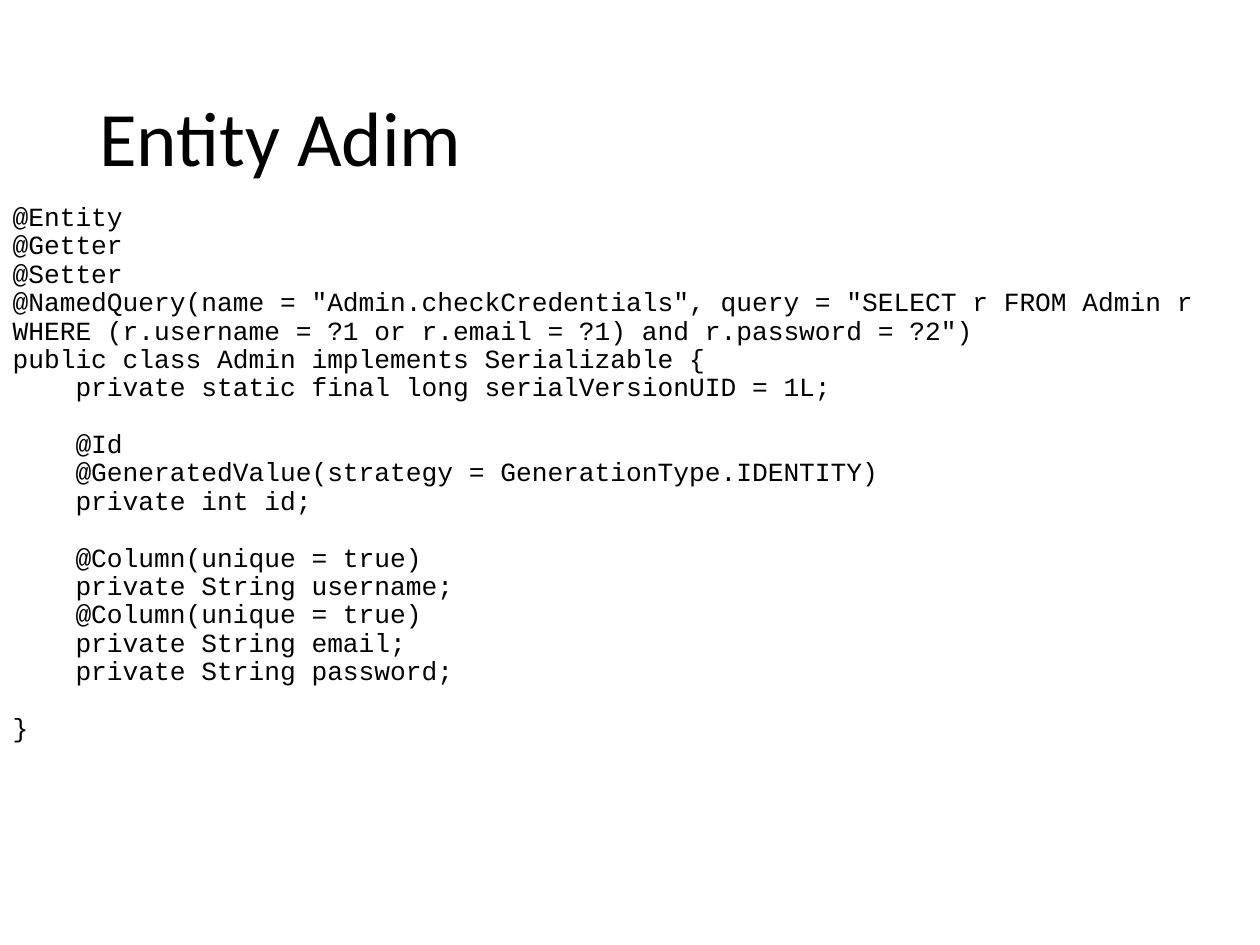
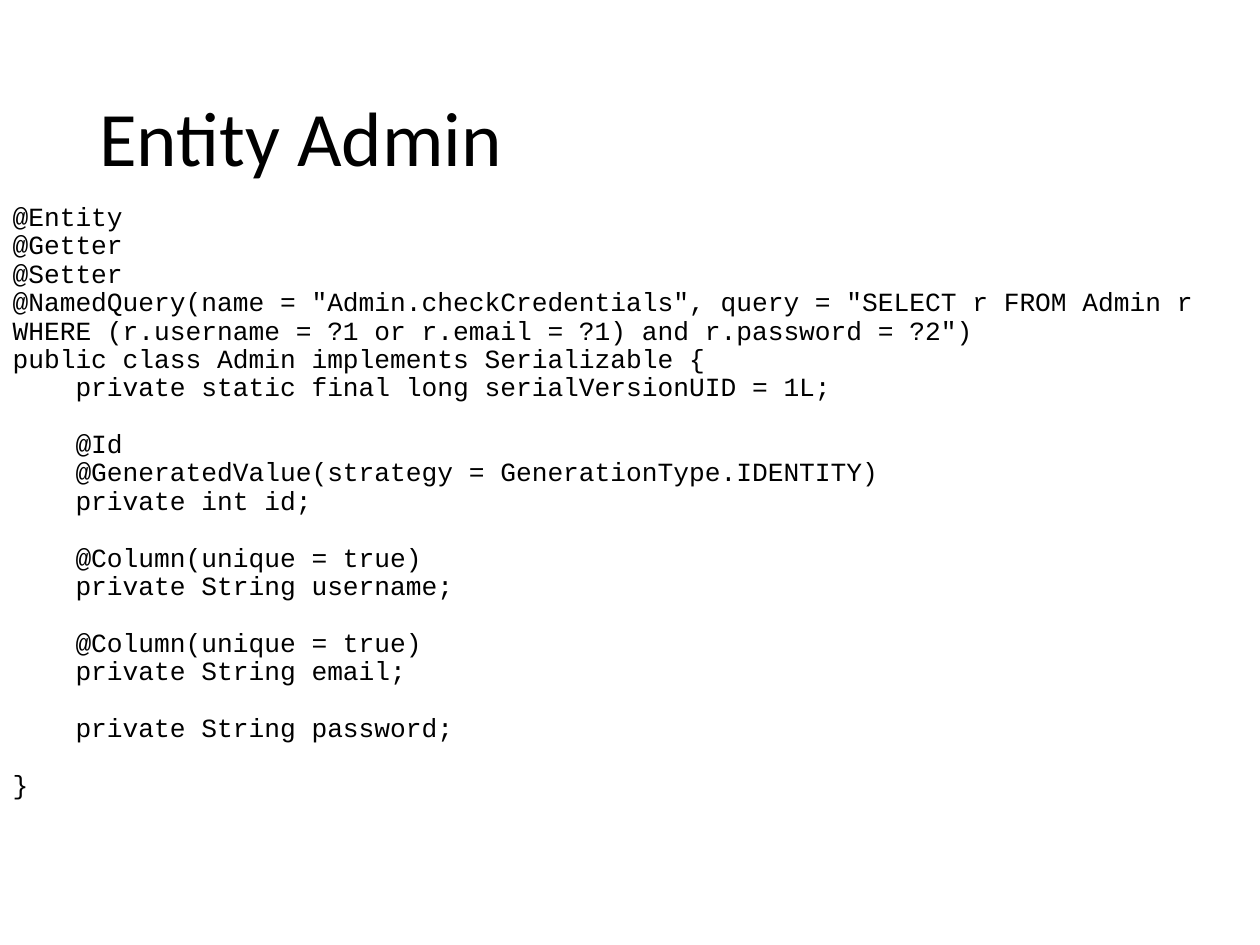
Before and after one commit to catonzio/DB2project, a slide deck: slide 12 of DB2project.pptx. Drawn at 1260x945 pixels with LibreOffice and Linux fonts; fonts in the diff are those of the drawing. Boxes give left, top, right and bottom in pixels: in the first picture for what was removed or moved away, otherwise in the second. Text is boxed around its words. In the diff, an @@ line names an element or a change of style, - is before the commit and + after.

```diff
--- a/DB2project.pptx
+++ b/DB2project.pptx
@@ title at (99, 112, 501, 179): text changed @@
-Entity Adim
+Entity Admin
@@ text "@Entity @Getter @Setter @NamedQuery(name = ..." rewrapped from (13, 208, 1193, 686) to (13, 208, 1193, 743) @@
```
Also in this commit, not shown: 9 other slides changed, 4 slides added, 2 other files.
